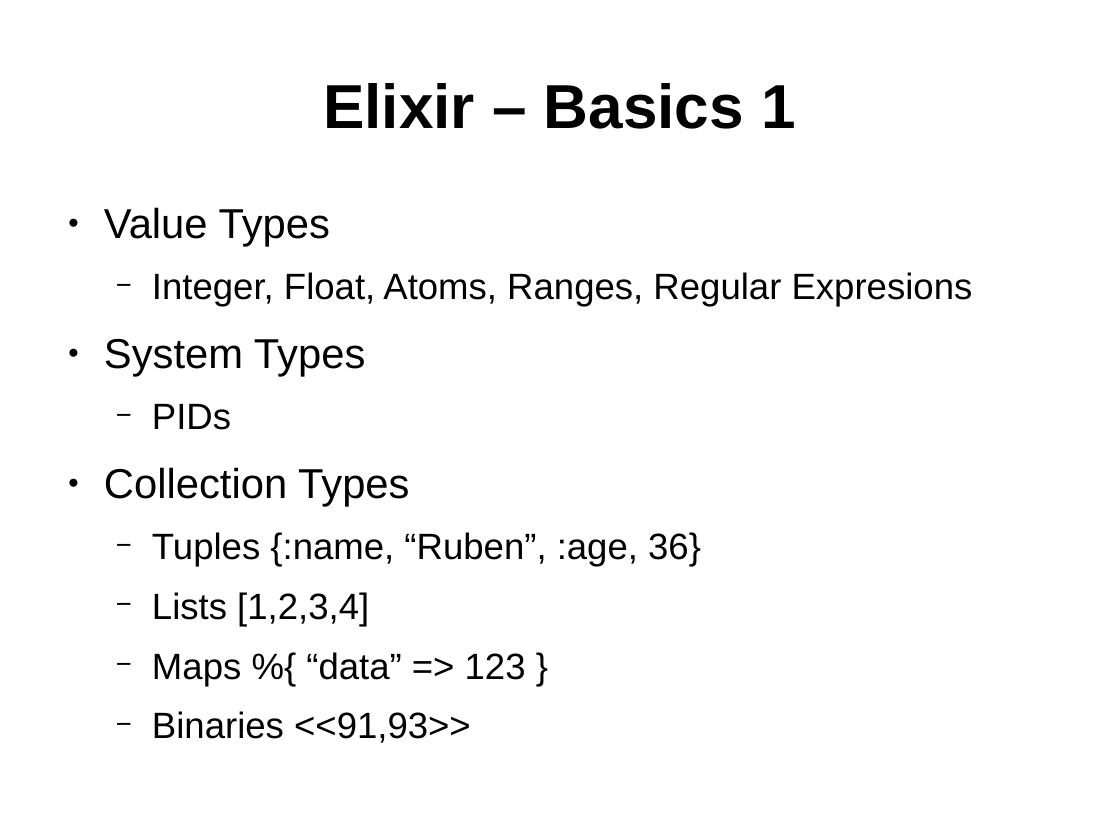
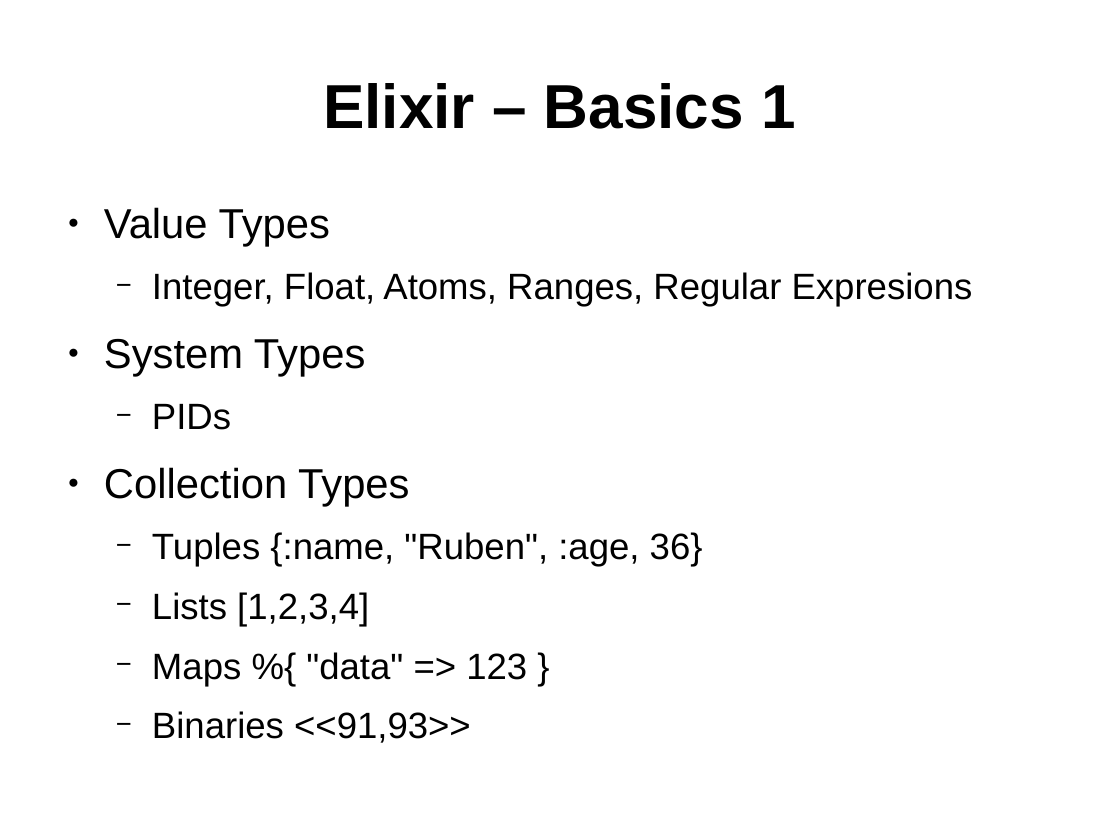
Before and after one commit to ramortegui/talks, a slide deck: slide 8 of elixir-basics.odp. Drawn at 1120x840 pixels with LibreOffice and Linux fonts; fonts in the diff are those of the drawing. Boxes give left, top, right and bottom in pixels: in the first picture for what was removed or moved away, otherwise in the second. Text is boxed around its words. In the diff, an @@ line names an element or a change of style, - is before the commit and + after.

```diff
--- a/elixir-basics.odp
+++ b/elixir-basics.odp
@@ text at (152, 532, 703, 566): text changed @@
-  − Tuples {:name, “Ruben”, :age, 36}
+  − Tuples {:name, "Ruben", :age, 36}
@@ text at (152, 652, 527, 686): text changed @@
-  − Maps %{ “data” => 123 }
+  − Maps %{ "data" => 123 }
```
Also in this commit, not shown: 7 other slides changed, 1 slide added.
